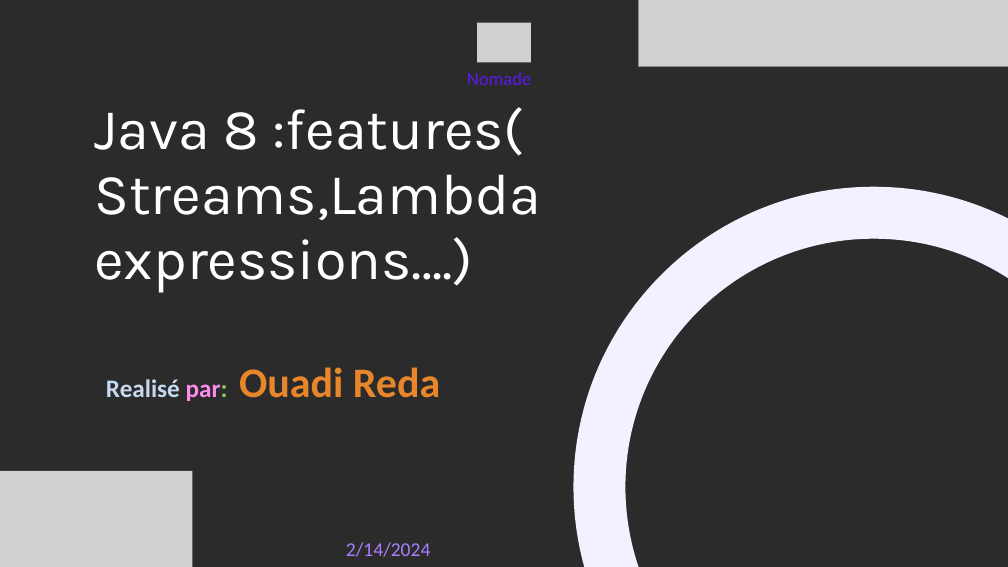
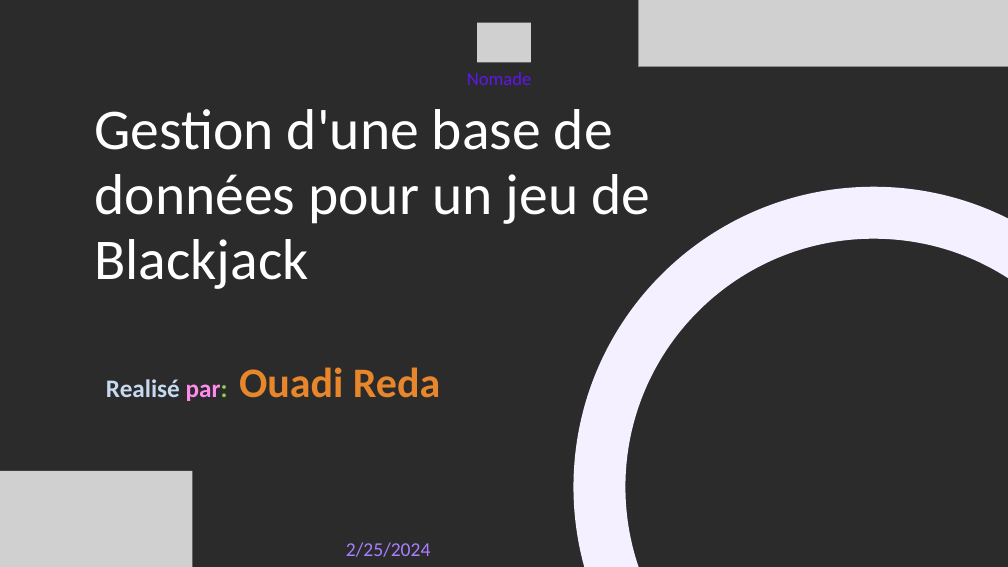
Before and after one commit to RedOuadi/Brief2_2, a slide deck: slide 1 of Presentation.pptx. Drawn at 1008x567 pixels with LibreOffice and Linux fonts; fonts in the diff are those of the drawing; grey boxes stand for pictures; background and template pictures are left out; a plain dark background stands for a picture behind light text. Boxes give left, top, right and bottom in pixels: in the first picture for what was removed or moved away, otherwise in the second. Text is boxed around its words. In the diff, an @@ line names an element or a change of style, - is before the commit and + after.

```diff
--- a/Presentation.pptx
+++ b/Presentation.pptx
@@ text at (x1=94, y1=109, x2=650, y2=289): text changed; font Karla to Calibri @@
-Java 8 :features(
-Streams,Lambda expressions….)
+Gestion d'une base de données pour un jeu de Blackjack
@@ text at (x1=346, y1=542, x2=431, y2=557): text changed @@
-2/14/2024
+2/25/2024
```
Also in this commit, not shown: 2 other slides changed, 10 slides removed.
